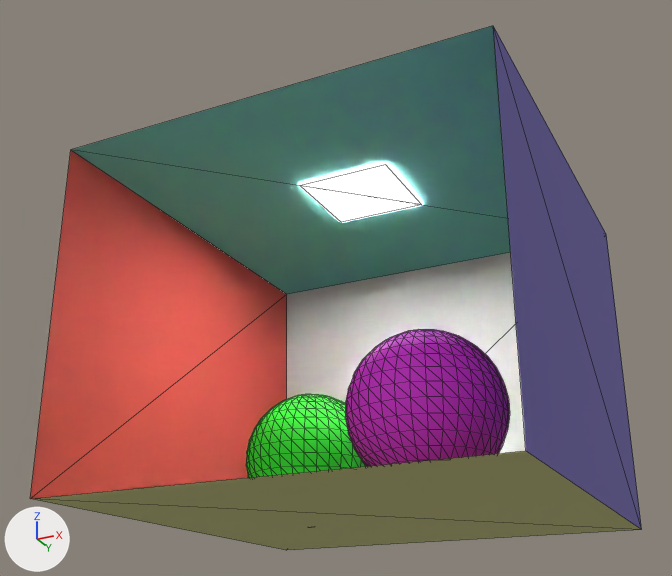
Renders of the OBJ model example-scenes/models/CornellBox/CornellBox-Sphere.obj from each side of a commit.
One viewpoint serves both versions: a 50 mm lens placed at (1.75, -3.8, -0.61), pointed at (-0.08, -0.13, 1.05). Arrows for +X, +Y and +Z are at lower left; the lights stay in place. Mesh edges are drawn as thin lines. Where no turn or scale is listed for an object, it has been applied to the vertices. Vertices at the same position are counted once.

Objects in the first picture: 'CornellBox-Sphere'.
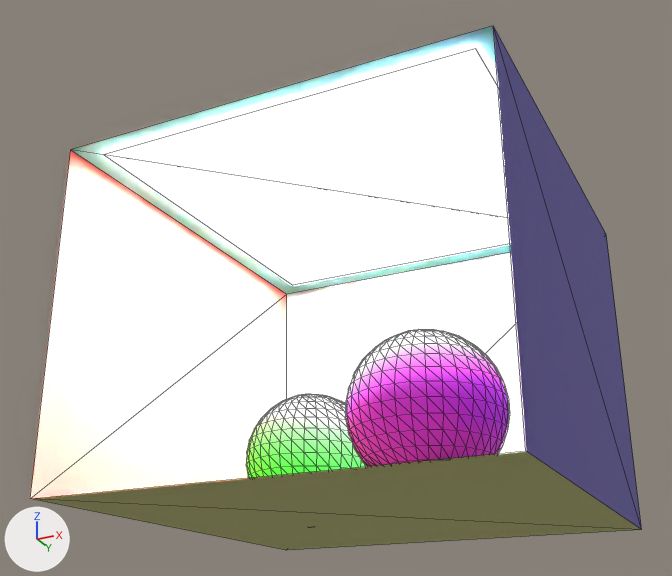
Changed parts and their boxes (x1, y1, x2, y2) in the pictures (672 x 576 px; the box of a moved part takes in the faces that stretch with it):
'CornellBox-Sphere', surface changed, reshaped (red to white): (30, 26, 642, 550) in both
part 1 of me_cornellbox_sphere, moved or reshaped: before (300, 165, 422, 222); after (105, 48, 510, 285)

Patch to the scene script:
```diff
--- a/example-scenes/models/CornellBox/CornellBox-Sphere.obj.py
+++ b/example-scenes/models/CornellBox/CornellBox-Sphere.obj.py
@@ mat_light @@
 mat_light.roughness = 0.9
-mat_light.emission_strength = 50.0
+mat_light.emission_strength = 100.0
@@ me_cornellbox_sphere @@
 me_cornellbox_sphere.from_pydata(...)  # 1104 vertices, 2188 faces; spans x -1.02..1.0, y -0.99..1.04, z 0.0..1.59
 # used by ob_cornellbox_sphere; location = (0.0, 0.0, 0.0)
-me_cornellbox_sphere.vertices[1100].co = (0.23, 0.23, 1.58)  # pixel (421, 204)
-me_cornellbox_sphere.vertices[1101].co = (0.23, -0.23, 1.58)  # pixel (385, 164)
-me_cornellbox_sphere.vertices[1102].co = (-0.23, -0.23, 1.58)  # pixel (300, 185)
-me_cornellbox_sphere.vertices[1103].co = (-0.23, 0.23, 1.58)  # pixel (341, 222)
+# me_cornellbox_sphere part 1
+me_cornellbox_sphere.vertices[1100].co = (0.9, 0.9, 1.58)
+me_cornellbox_sphere.vertices[1101].co = (0.9, -0.9, 1.58)  # pixel (475, 48)
+me_cornellbox_sphere.vertices[1102].co = (-0.9, -0.9, 1.58)  # pixel (103, 154)
+me_cornellbox_sphere.vertices[1103].co = (-0.9, 0.9, 1.58)  # pixel (292, 285)
 me_cornellbox_sphere.materials.append(mat_leftsphere)
```
